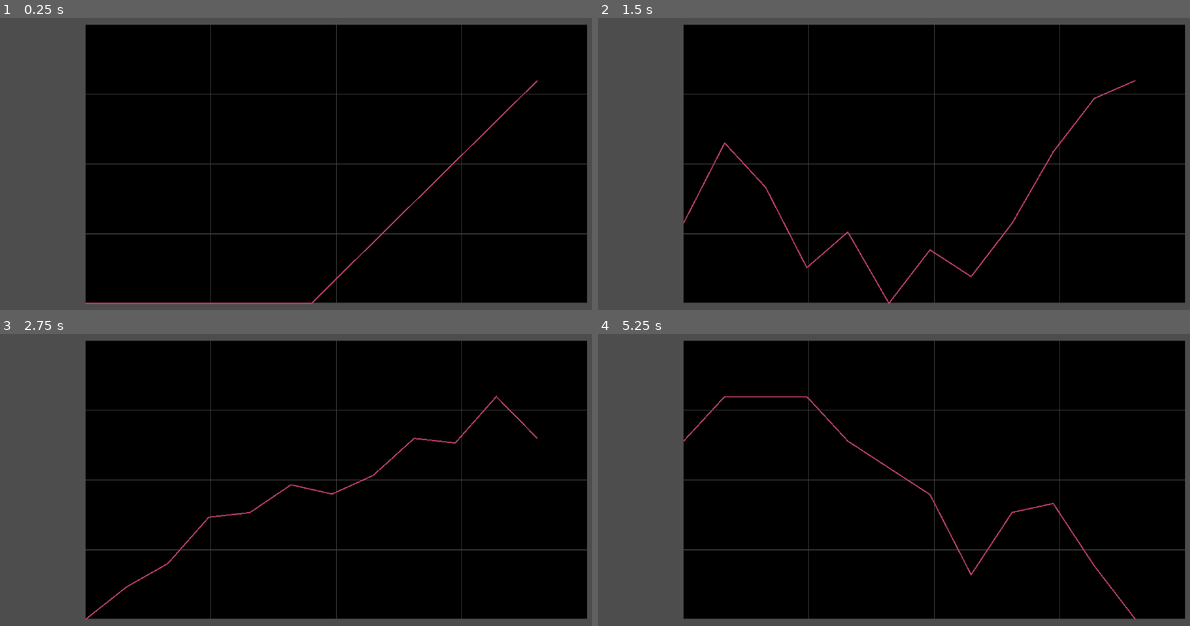
Above: before the commit, frames 1-4 (two rows, left to right).
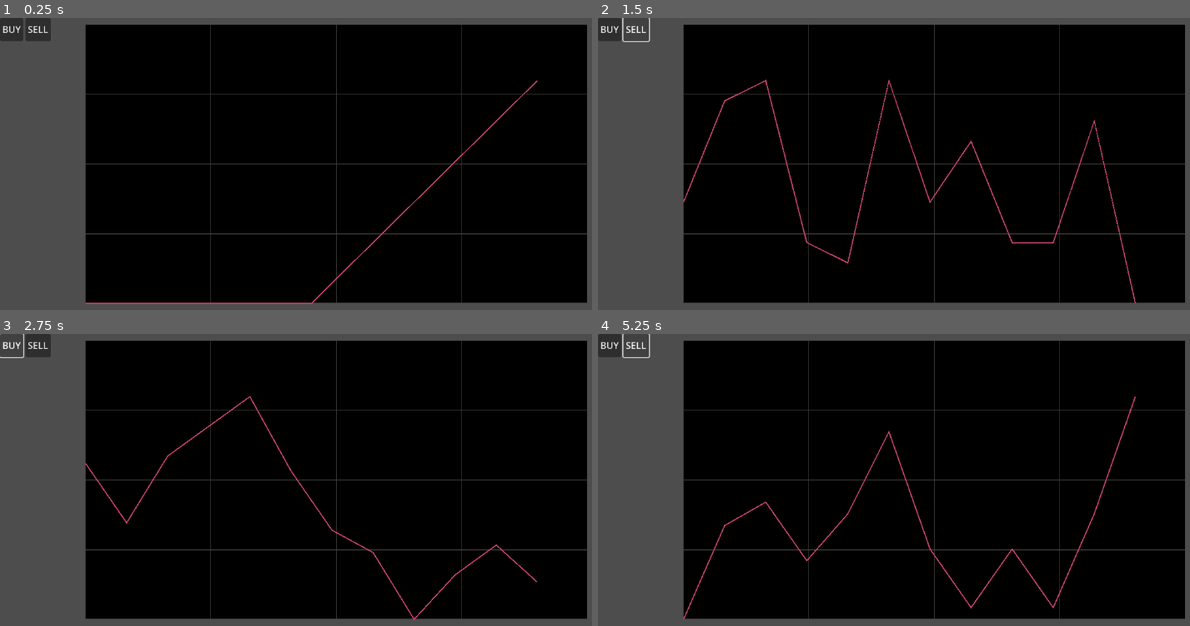
Above: after the commit, the same moments.

Repository: sorrycd/GGJ25
Game: Godot game, scene res://stock_ticker.tscn
Same seed, same stepped clock (60 frames per second), same inputs: the game is played once before the commit and once after it.
Inputs (mouse positions are in pixels of both pictures, inside the frame that each line leads up to):
- Up to frame 1 (0.25 s): no input
- Up to frame 2 (1.5 s): click (609, 29) at 0.5 s, where only the run after the commit has a clickable "BUY"; click (633, 29) at 1.25 s, where only the run after the commit has a clickable "SELL"
- Up to frame 3 (2.75 s): click (11, 345) at 2 s, where only the run after the commit has a clickable "BUY"
- Up to frame 4 (5.25 s): click (633, 345) at 2.75 s, where only the run after the commit has a clickable "SELL"; click (609, 345) at 3.5 s, where only the run after the commit has a clickable "BUY"; click (633, 345) at 4.25 s, where only the run after the commit has a clickable "SELL"

The runs differ from the first frame. In frame 1, 0.6% of the frame differs, in the area x 0-9%, y 0-8%; in frame 2, 2.2%, in the area x 0-91%, y 0-99%; in frame 3, 1.6%; in frame 4, 1.9%.
Error after the commit: Attempt to call function 'set_text' in base 'null instance' on a null instance. (res://label.gd:16)

Commit message:
added hierarchical power imbalances

Diff:
--- /dev/null
+++ b/ggj2025/buy_button.gd
@@ -0,0 +1,11 @@
+extends Button
+
+
+# Called when the node enters the scene tree for the first time.
+func _ready() -> void:
+	pass # Replace with function body.
+
+
+# Called every frame. 'delta' is the elapsed time since the previous frame.
+func _process(delta: float) -> void:
+	pass
--- a/ggj2025/economy.gd
+++ b/ggj2025/economy.gd
@@ -1,16 +1,10 @@
 extends Node
-var rng = RandomNumberGenerator.new()
-@export var stockcount = 3 # number of stocks
-var stocks = [] # array of stocks
-var stock1 = [0]
+var rng = RandomNumberGenerator.new()# number of stocks
+@export var price = 5
+var stock = [price]
+
 @export var fluxlower = -10 # TODO adjust flux per stock
 @export var fluxupper = 10
-
-func _init():
-	for stock in stockcount:
-		stocks.append([0])
-	pass
-	#print(len(stocks))
 
 # Called every frame. 'delta' is the elapsed time since the previous frame.
 func _process(delta: float) -> void:
@@ -21,14 +15,14 @@
 	var randomnumber = rng.randi_range(fluxlower,fluxupper)
 	return randomnumber
 signal market_changed
+signal buy_price
 @export var graph_length = 12
 func _on_timer_timeout() -> void: #
-	for stock in stocks:
-		var next = stock[-1]+marketflux()
-		stock.append(next)
-		market_changed.emit(stocks)
-		#print(stock)
-		if len(stock) > graph_length:
-			#print(true)
-			stock.pop_at(0)
-	market_changed.emit(stocks)
+	price = stock[-1]+marketflux()
+	buy_price.emit(price)
+	stock.append(price)
+	market_changed.emit(stock)
+	#print(stock)
+	if len(stock) > graph_length:
+		stock.pop_at(0)
+	market_changed.emit(stock)
--- /dev/null
+++ b/ggj2025/label.gd
@@ -0,0 +1,16 @@
+extends Label
+
+# Called when the node enters the scene tree for the first time.
+func _ready() -> void:
+	$Label
+	pass # Replace with function body.
+
+
+# Called every frame. 'delta' is the elapsed time since the previous frame.
+func _process(delta: float) -> void:
+	pass
+
+
+func _on_stockprice_buy_price(price) -> void:
+	print('recieved',price)
+	$Label.set_text(str(price))
--- a/ggj2025/line_graph.gd
+++ b/ggj2025/line_graph.gd
@@ -77,10 +77,10 @@
 
 
 
-func _on_economy_market_changed(stocks) -> void:
+func _on_economy_market_changed(stock) -> void:
 	#for stock in stocks:
-		print('passed',stocks[0])
+		print('passed',stock)
 		clear_data()
-		for i in range(len(stocks[0])):
-			print(stocks[0][i])
-			add_data_point(stocks[0][i])
+		for i in range(len(stock)):
+			#print(stock[i])
+			add_data_point(stock[i])
--- /dev/null
+++ b/ggj2025/node.gd
@@ -0,0 +1,18 @@
+extends Node
+var inheritance = 19 # starting value i
+var networth = 0
+var liquid = inheritance
+
+
+# Called when the node enters the scene tree for the first time.
+func _ready() -> void:
+	pass # Replace with function body.
+
+# Called every frame. 'delta' is the elapsed time since the previous frame.
+func _process(delta: float) -> void:
+	pass
+
+
+func _on_buy_button_pressed() -> void:
+	if liquid > 0:
+		pass # Replace with function body.
--- a/ggj2025/stock_ticker.tscn
+++ b/ggj2025/stock_ticker.tscn
@@ -1,10 +1,13 @@
-[gd_scene load_steps=6 format=3 uid="uid://b5f2v1y6eweyh"]
+[gd_scene load_steps=9 format=3 uid="uid://b5f2v1y6eweyh"]
 
 [ext_resource type="Script" path="res://Main.gd" id="1_gfst1"]
 [ext_resource type="Script" path="res://stock_ticker.gd" id="1_y8aqp"]
 [ext_resource type="Script" path="res://economy.gd" id="3_q7nul"]
 [ext_resource type="Script" path="res://line_graph.gd" id="4_qnqhl"]
 [ext_resource type="Script" path="res://timer.gd" id="5_d147g"]
+[ext_resource type="Script" path="res://node.gd" id="6_bd48g"]
+[ext_resource type="Script" path="res://buy_button.gd" id="7_yt78j"]
+[ext_resource type="Script" path="res://label.gd" id="8_6o2cy"]
 
 [node name="Main" type="Node2D"]
 script = ExtResource("1_gfst1")
@@ -13,10 +16,22 @@
 position = Vector2(346, 495)
 script = ExtResource("1_y8aqp")
 
-[node name="economy" type="Node" parent="."]
+[node name="GlobalTimer" type="Timer" parent="."]
+wait_time = 0.114
+autostart = true
+script = ExtResource("5_d147g")
+
+[node name="Holdings" type="Node" parent="."]
+script = ExtResource("6_bd48g")
+
+[node name="Stock Container" type="HBoxContainer" parent="."]
+offset_right = 109.0
+offset_bottom = 40.0
+
+[node name="stockprice" type="Node" parent="Stock Container"]
 script = ExtResource("3_q7nul")
 
-[node name="line graph" type="Control" parent="economy"]
+[node name="linegraph" type="Control" parent="Stock Container/stockprice"]
 layout_mode = 3
 anchor_left = 0.128
 anchor_top = 0.019
@@ -31,10 +46,23 @@
 background_color = Color(0, 0, 0, 1)
 grid_color = Color(0.277528, 0.277528, 0.277528, 1)
 
-[node name="Timer" type="Timer" parent="."]
-wait_time = 0.114
-autostart = true
-script = ExtResource("5_d147g")
+[node name="Label" type="Label" parent="Stock Container/stockprice"]
+offset_left = 92.0
+offset_top = 8.0
+offset_right = 93.0
+offset_bottom = 31.0
+script = ExtResource("8_6o2cy")
 
-[connection signal="market_changed" from="economy" to="economy/line graph" method="_on_economy_market_changed"]
-[connection signal="timeout" from="Timer" to="economy" method="_on_timer_timeout"]
+[node name="BuyButton" type="Button" parent="Stock Container"]
+layout_mode = 2
+text = "BUY"
+script = ExtResource("7_yt78j")
+
+[node name="SellButton" type="Button" parent="Stock Container"]
+layout_mode = 2
+text = "SELL"
+
+[connection signal="timeout" from="GlobalTimer" to="Stock Container/stockprice" method="_on_timer_timeout"]
+[connection signal="buy_price" from="Stock Container/stockprice" to="Stock Container/stockprice/Label" method="_on_stockprice_buy_price"]
+[connection signal="market_changed" from="Stock Container/stockprice" to="Stock Container/stockprice/linegraph" method="_on_economy_market_changed"]
+[connection signal="pressed" from="Stock Container/BuyButton" to="Holdings" method="_on_buy_button_pressed"]
